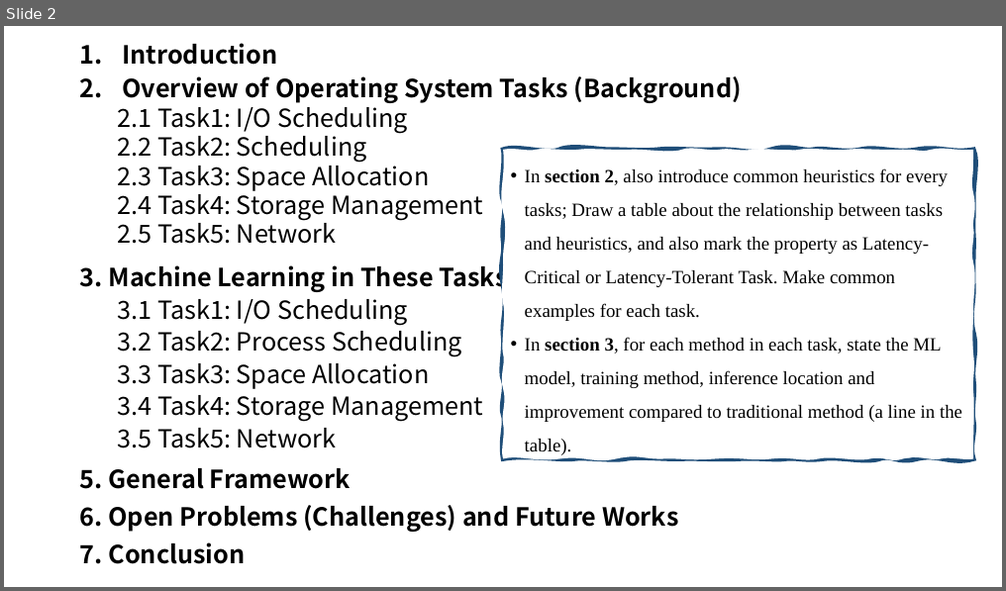
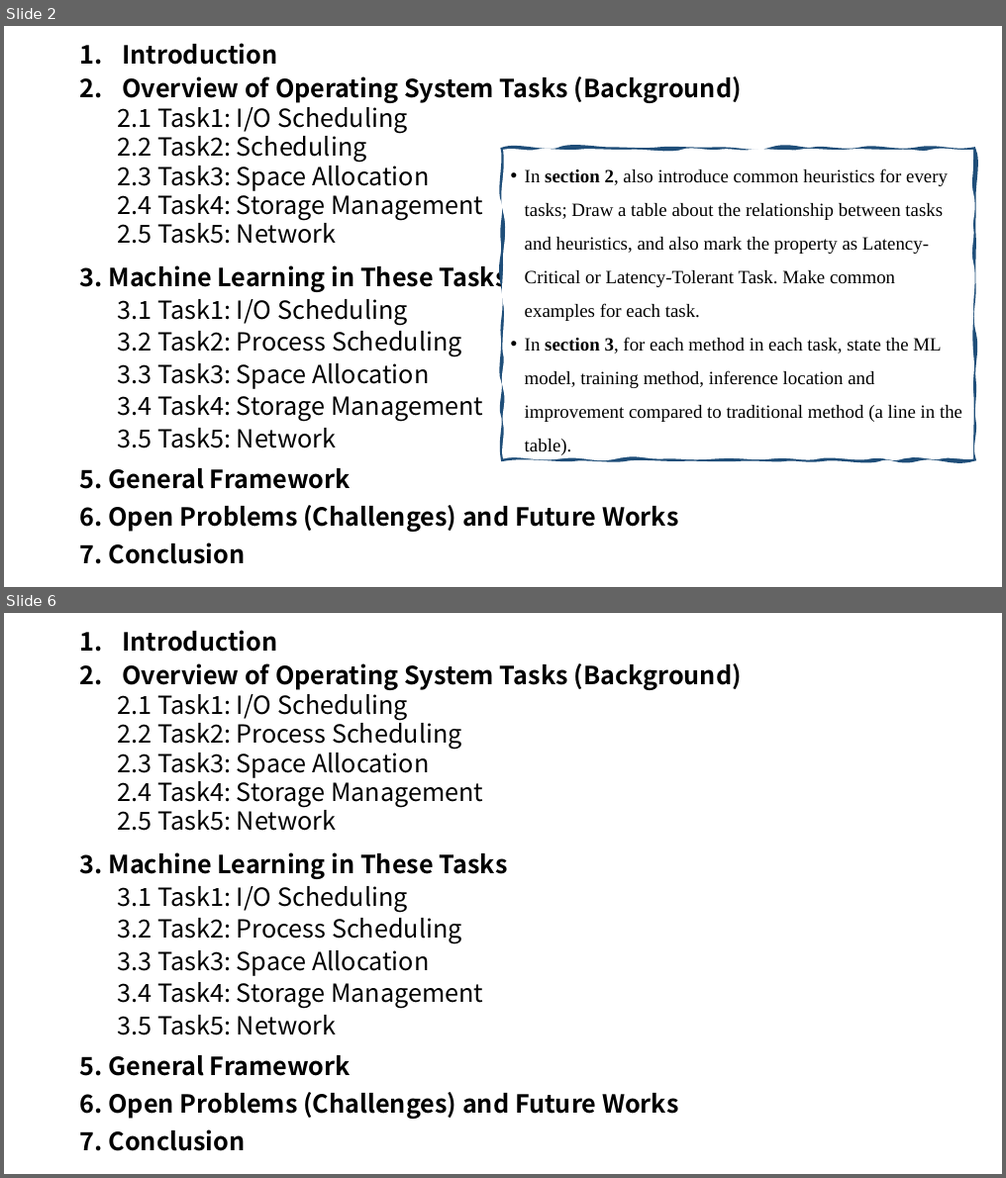
Before and after one commit to LiuYingying0104/AIOS, a slide deck: Papers/ML Apply in OS/updates.pptx. Shown one above the other, each under a label of ours: slide 2 before the commit, slides 2 and 6 after it; the slides between them are not shown. The pictures are 1006x591 and 1006x1178 pixels, drawn with LibreOffice and Linux fonts; fonts in the diff are those of the drawing. Boxes give left, top, right and bottom in pixels: in the first picture for what was removed or moved away, otherwise in the second. Text is boxed around its words. In the diff, an @@ line names an element or a change of style, - is before the commit and + after.

```diff
--- a/Papers/ML Apply in OS/updates.pptx
+++ b/Papers/ML Apply in OS/updates.pptx
@@ slide 6 added at <box>4,613,1002,1174</box>, background #FFFFFF @@
@@ text added at <box>118,630,742,831</box>, 24 pt, text #000000 @@
+1. Introduction
+2. Overview of Operating System Tasks (Background)
+  2.1 Task1: I/O Scheduling
+  2.2 Task2: Process Scheduling
+  2.3 Task3: Space Allocation
+  2.4 Task4: Storage Management
+  2.5 Task5: Network
@@ text added at <box>80,853,508,1036</box>, 24 pt, text #000000 @@
+3. Machine Learning in These Tasks
+  3.1 Task1: I/O Scheduling
+  3.2 Task2: Process Scheduling
+  3.3 Task3: Space Allocation
+  3.4 Task4: Storage Management
+  3.5 Task5: Network
@@ text added at <box>80,1056,679,1152</box>, 24 pt, text #000000, bold @@
+5. General Framework
+6. Open Problems (Challenges) and Future Works
+7. Conclusion
```
Also in this commit, not shown: 3 slides changed, 2 other files.
